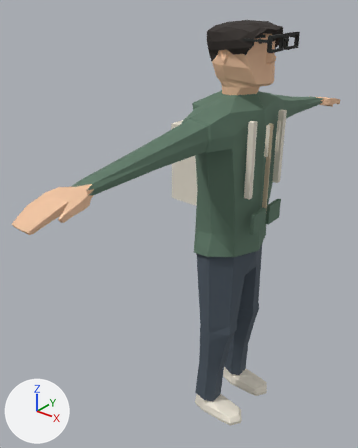
The glTF model public/assets/characters/office/office-ian.glb, before and after one commit.
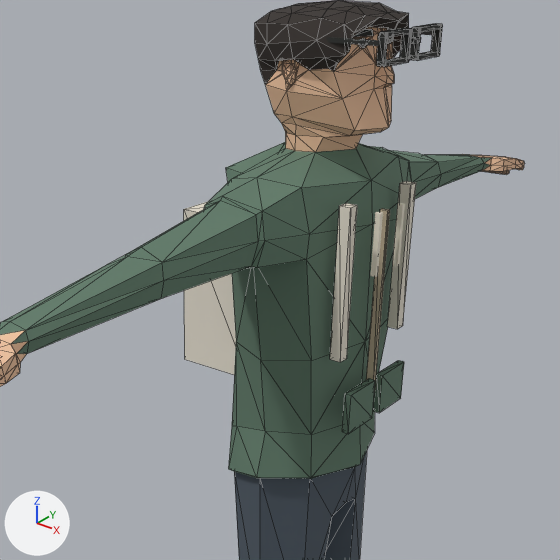
Old and new are each drawn whole from a camera (50 mm lens) standing at (1.09, -1.77, 2.03) and looking at (-0.24, -0.11, 1.0) and again close up on the part from 22% to 100% of the width and 4% to 66% of the height. Every picture has the same lights, and +X, +Y and +Z are marked at lower left. The older version's two pictures come first. The close-ups show mesh edges as thin lines. Where no turn or scale is listed for an object, it has been applied to the vertices.

The older version as bpy lines, for what is in view:
```python
me_큐브_004 = bpy.data.meshes.new('큐브.004')
me_큐브_004.from_pydata(...)  # a box spanning x 0.1471..0.162, y 0.0149..0.1139, z 1.0659..1.1551
me_큐브_004.materials.append(mat_coat)  # greyish green #607b69
me_큐브_016 = bpy.data.meshes.new('큐브.016')
me_큐브_016.from_pydata(...)  # a box spanning x -0.258..-0.079, y -0.144..0.144, z 1.135..1.482
me_큐브_016.materials.append(mat_shoes)  # pale yellow #ebe4d5
me_큐브_017 = bpy.data.meshes.new('큐브.017')
me_큐브_017.from_pydata(...)  # a box spanning x 0.116..0.141, y -0.131..-0.106, z 1.229..1.546
me_큐브_017.materials.append(mat_shoes)  # pale yellow #ebe4d5
me_큐브_018 = bpy.data.meshes.new('큐브.018')
me_큐브_018.from_pydata(...)  # a box spanning x 0.116..0.141, y 0.106..0.131, z 1.229..1.546
me_큐브_018.materials.append(mat_shoes)  # pale yellow #ebe4d5
ob_backpack = bpy.data.objects.new('Backpack', me_큐브_016)
ob_backpack.location = (0.0, 0.0, 0.002)
ob_backpack_strap = bpy.data.objects.new('Backpack strap', me_큐브_017)
ob_backpack_strap.location = (0.0, 0.0, 0.002)
ob_backpack_strap_001 = bpy.data.objects.new('Backpack strap.001', me_큐브_018)
ob_backpack_strap_001.location = (0.0, 0.0, 0.002)
ob_kangaroo_pocket_001 = bpy.data.objects.new('Kangaroo pocket.001', me_큐브_004)
ob_kangaroo_pocket_001.location = (0.0, 0.0, 0.002)
# also in view: 'Kangaroo pocket' at (0.15, -0.06, 1.11); 'Human_Mesh' at (0.01, 0.0, 0.95); 'Hoodie zipper' at (0.14, 0.0, 1.32)
```
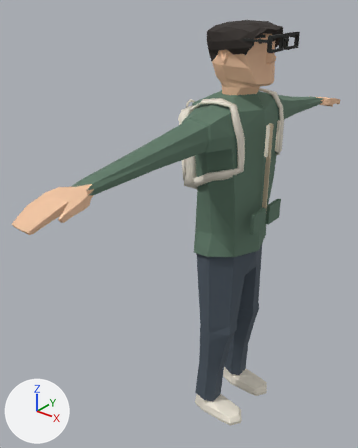
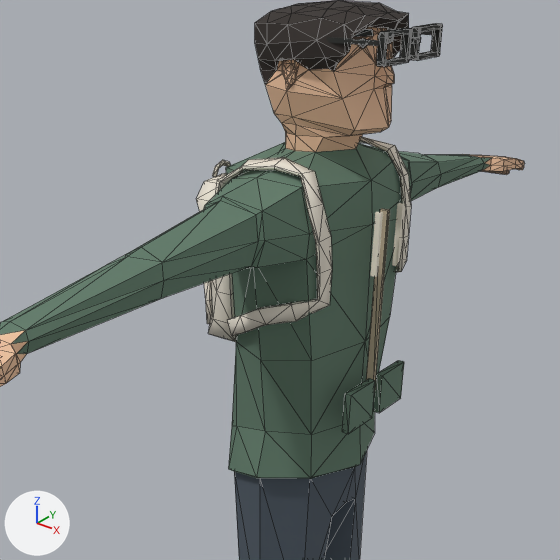
Scene script edits in JSON lines:
```json
{"op": "add", "block": "me_office_ian_fit_backpack", "code": ["me_office_ian_fit_backpack = bpy.data.meshes.new('office-ian_Fit_backpack')", "me_office_ian_fit_backpack.from_pydata(...)  # 216 vertices, 412 faces; spans x -0.316..0.12, y -0.218..0.219, z 1.177..1.623", "me_office_ian_fit_backpack.materials.append(mat_shoes)  # pale yellow #ebe4d5"]}
{"op": "remove", "block": "ob_backpack", "code": ["ob_backpack = bpy.data.objects.new('Backpack', me_큐브_016)", "ob_backpack.location = (0.0, 0.0, 0.002)"]}
{"op": "remove", "block": "ob_backpack_strap", "code": ["ob_backpack_strap = bpy.data.objects.new('Backpack strap', me_큐브_017)", "ob_backpack_strap.location = (0.0, 0.0, 0.002)"]}
{"op": "remove", "block": "ob_backpack_strap_001", "code": ["ob_backpack_strap_001 = bpy.data.objects.new('Backpack strap.001', me_큐브_018)", "ob_backpack_strap_001.location = (0.0, 0.0, 0.002)"]}
{"op": "add", "block": "ob_office_ian_fit_backpack", "code": ["ob_office_ian_fit_backpack = bpy.data.objects.new('office-ian_Fit_backpack', me_office_ian_fit_backpack)", "ob_office_ian_fit_backpack.location = (0.0, 0.0, 0.002)"]}
```

Location of each change, [x1, y1, x2, y2] in pixels of the close-ups (560 x 560 px):
```json
{"object": "office-ian_Fit_backpack", "change": "added", "after": [197, 137, 411, 342], "on screen": "pale yellow"}
{"object": "Backpack", "change": "deleted", "before": [184, 201, 236, 375], "on screen": "pale yellow"}
{"object": "Backpack strap", "change": "deleted", "before": [330, 203, 357, 362], "on screen": "pale yellow"}
{"object": "Backpack strap.001", "change": "deleted", "before": [387, 181, 416, 329], "on screen": "pale yellow"}
```
